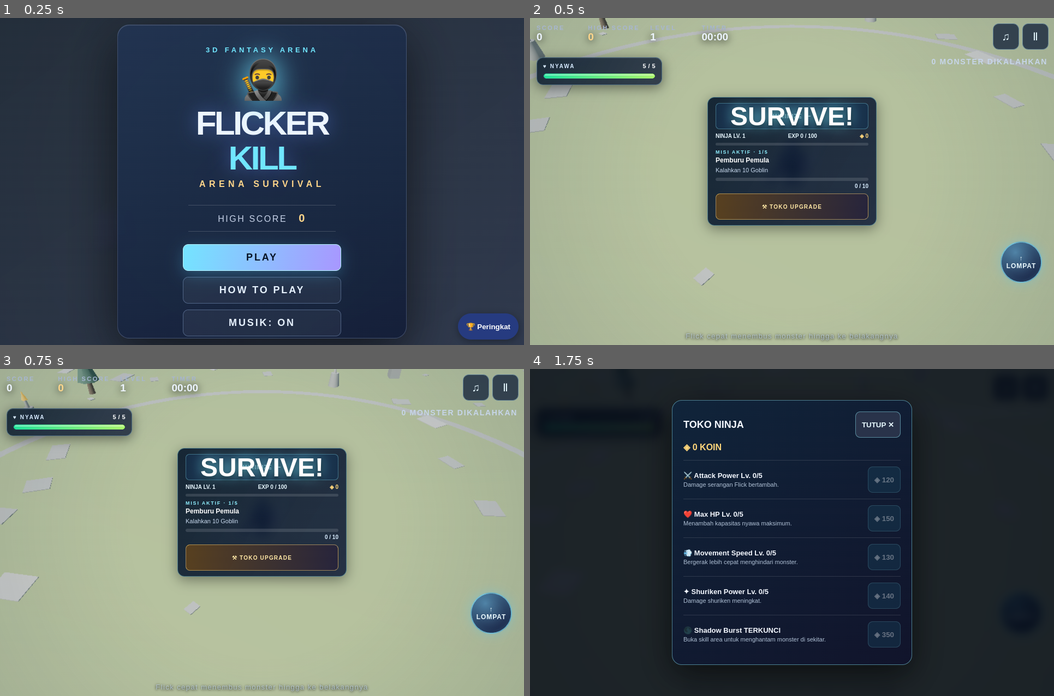
Above: before the commit, frames 1-4 (two rows, left to right).
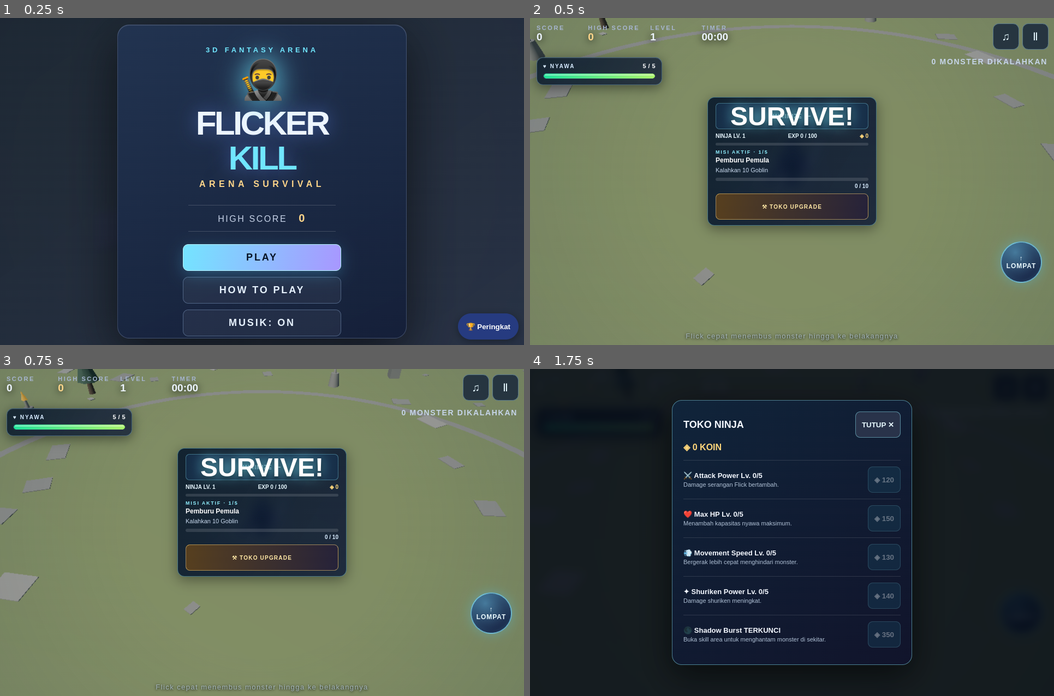
Above: after the commit, the same moments.

Repository: vexelkang-cell/gamepai
Game: browser game, page games/fliker-kill/index.html
The game is run twice, just before and just after one commit, with the same random seed, the same clock (stepped at 60 frames per second) and the same inputs.
Inputs (mouse positions are in pixels of both pictures, inside the frame that each line leads up to):
- Up to frame 1 (0.25 s): no input
- Up to frame 2 (0.5 s): click "PLAY" at 0.27 s
- Up to frame 3 (0.75 s): no input
- Up to frame 4 (1.75 s): hold Up 1.03-1.33 s; click (792, 565) at 1.07 s; hold Up 1.38-1.62 s; click (687, 499) at 1.67 s; hold Up from 1.67 s (still down)

The runs differ from the first frame. In frame 2, 83% of the frame differs, in the area x 0-100%, y 0-100%; in frame 3, 83%; in frame 4, less than 0.1%.

Commit message:
Lower FLIKER KILL daytime brightness further

Diff:
--- a/games/fliker-kill/index.html
+++ b/games/fliker-kill/index.html
@@ -167,16 +167,16 @@
   <script>
 function bootFlickerGame(){(()=>{'use strict';
 const $=id=>document.getElementById(id), arena=$('game'), scene=new THREE.Scene();
-scene.background=new THREE.Color(0x527da5);scene.fog=new THREE.FogExp2(0x718da0,.0055);
+scene.background=new THREE.Color(0x365775);scene.fog=new THREE.FogExp2(0x526b7d,.0045);
 const camera=new THREE.PerspectiveCamera(48,innerWidth/innerHeight,.1,200);
 const compact=matchMedia('(max-width:700px), (max-height:500px)').matches, cores=navigator.hardwareConcurrency||4, memory=navigator.deviceMemory||4;
 const qualityTier=(cores<=4||memory<=3)?0:(compact||cores<=6||memory<=6)?1:2;
 const maxEnemies=qualityTier===0?18:qualityTier===1?28:38,maxEffects=qualityTier===0?34:qualityTier===1?58:90;
 let renderScale=qualityTier===0?.9:qualityTier===1?1.12:1.4;
 const renderer=new THREE.WebGLRenderer({antialias:qualityTier===2&&!compact,powerPreference:'high-performance'});
-renderer.shadowMap.enabled=qualityTier===2&&!compact;rendere …(282 unchanged characters)… neMapping;renderer.toneMappingExposure=.82;arena.appendChild(renderer.domElement);
-scene.add(new THREE.HemisphereLight(0xb6c9d8,0x46583e,.65));
-const sun=new THREE.DirectionalLight(0xffe2bd,.95);sun.position.set(-15,27,18);sun.castShadow=qualityTier===2&&!compact;if(sun.castShadow){sun.shadow.mapSize.set(1024,1024);sun.shadow.camera.left=-35;sun.shadow.camera.right=35;sun.shadow.camera.top=35;sun.shadow.camera.bottom=-35}scene.add(sun);
+renderer.shadowMap.enabled=qualityTier===2&&!compact;rendere …(282 unchanged characters)… neMapping;renderer.toneMappingExposure=.68;arena.appendChild(renderer.domElement);
+scene.add(new THREE.HemisphereLight(0x9eafbd,0x35442f,.38));
+const sun=new THREE.DirectionalLight(0xffd8b0,.58);sun.position.set(-15,27,18);sun.castShadow=qualityTier===2&&!compact;if(sun.castShadow){sun.shadow.mapSize.set(1024,1024);sun.shadow.camera.left=-35;sun.shadow.camera.right=35;sun.shadow.camera.top=35;sun.shadow.camera.bottom=-35}scene.add(sun);
 const mat=(c,em=0)=>new THREE.MeshStandardMaterial({color:c,roughness:.72,metalness:.18,emissive:em,emissiveIntensity:em?.45:0});
 const stone=mat(0x87939a), ground=mat(0x739653), brick=mat(0xaab5b9), gold=mat(0xe9c56e), blue=mat(0x82ddff,0x2288ff), dark=mat(0x26344a), skin=mat(0xc9a887);
 function mesh(parent,geo,material,x=0,y=0,z=0){const m=new THREE.Mesh(geo,material);m.position.set(x,y,z);m.castShadow=qualityTier===2&&!compact;m.receiveShadow=qualityTier===2&&!compact;parent.add(m);return m}
